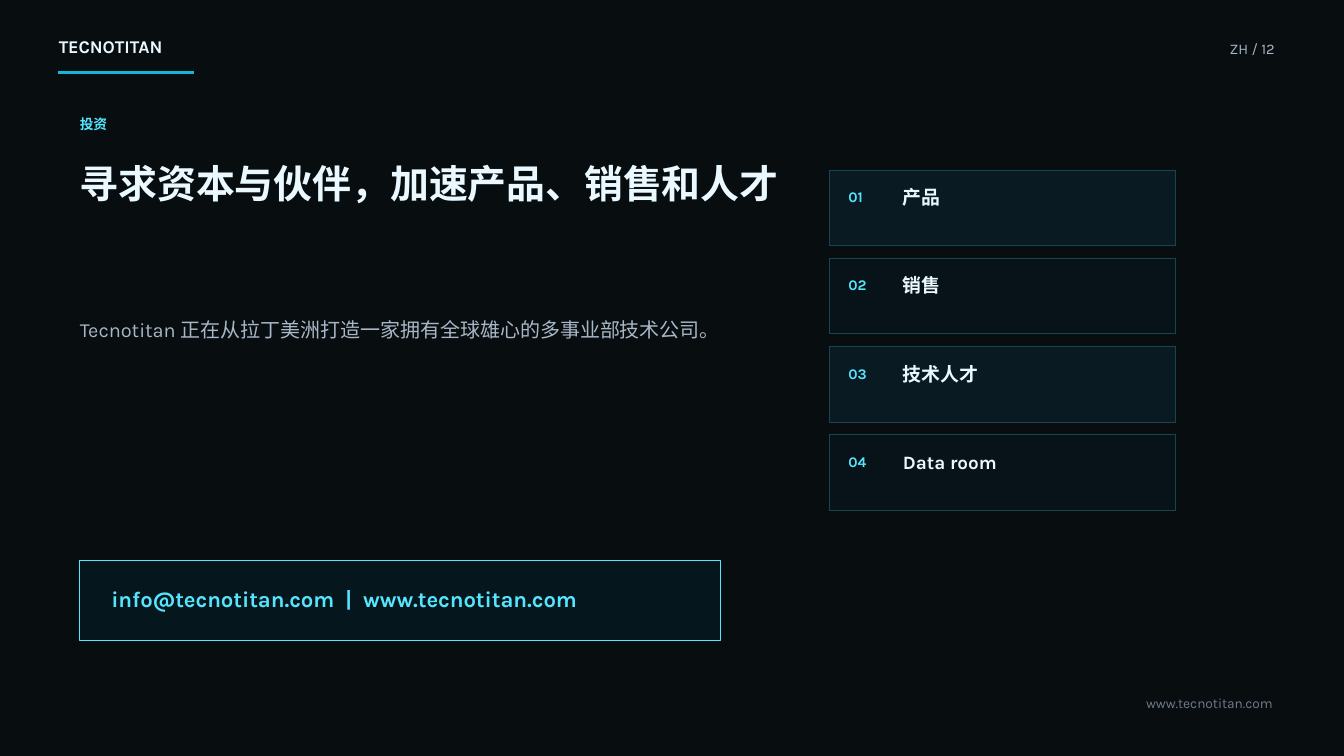
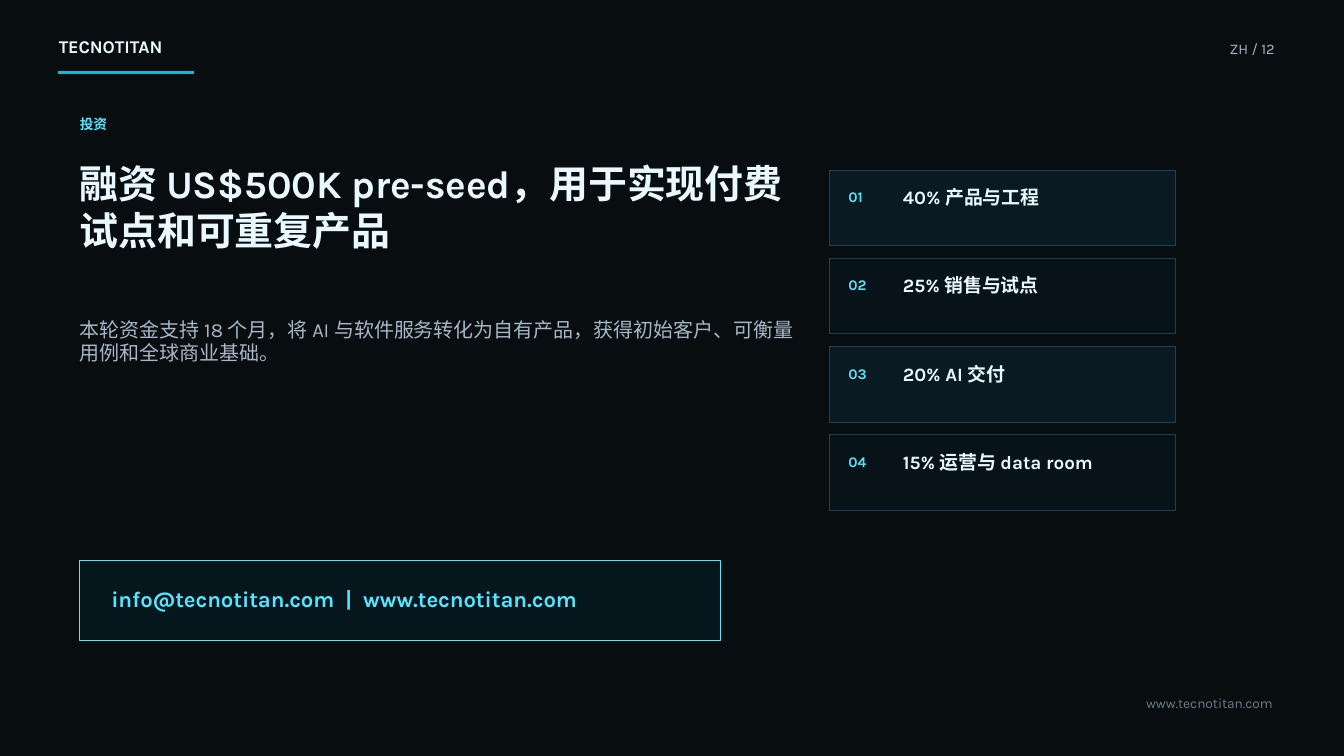
Before and after one commit to davidag2/tecnotitan, a slide deck: slide 12 of assets/investor-deck/Tecnotitan-Investor-Deck-ZH.pptx. Drawn at 1344x756 pixels with LibreOffice and Linux fonts; fonts in the diff are those of the drawing; background and template pictures are left out; a plain dark background stands for a picture behind light text. Boxes give left, top, right and bottom in pixels: in the first picture for what was removed or moved away, otherwise in the second. Text is boxed around its words. In the diff, an @@ line names an element or a change of style, - is before the commit and + after.

```diff
--- a/assets/investor-deck/Tecnotitan-Investor-Deck-ZH.pptx
+++ b/assets/investor-deck/Tecnotitan-Investor-Deck-ZH.pptx
@@ text at (x1=80, y1=164, x2=782, y2=249): text changed @@
-寻求资本与伙伴，加速产品、销售和人才
+融资 US$500K pre-seed，用于实现付费试点和可重复产品
@@ text at (x1=903, y1=188, x2=1039, y2=206): text changed @@
-产品
+40% 产品与工程
@@ text at (x1=903, y1=276, x2=1038, y2=294): text changed @@
-销售
+25% 销售与试点
@@ text at (x1=80, y1=320, x2=793, y2=362): text changed @@
-Tecnotitan 正在从拉丁美洲打造一家拥有全球雄心的多事业部技术公司。
+本轮资金支持 18 个月，将 AI 与软件服务转化为自有产品，获得初始客户、可衡量用例和全球商业基础。
@@ text at (x1=903, y1=365, x2=1006, y2=383): text changed @@
-技术人才
+20% AI 交付
@@ text at (x1=903, y1=453, x2=1093, y2=471): text changed @@
-Data room
+15% 运营与 data room
```
Also in this commit, not shown: 2 other slides changed, 6 other files.
